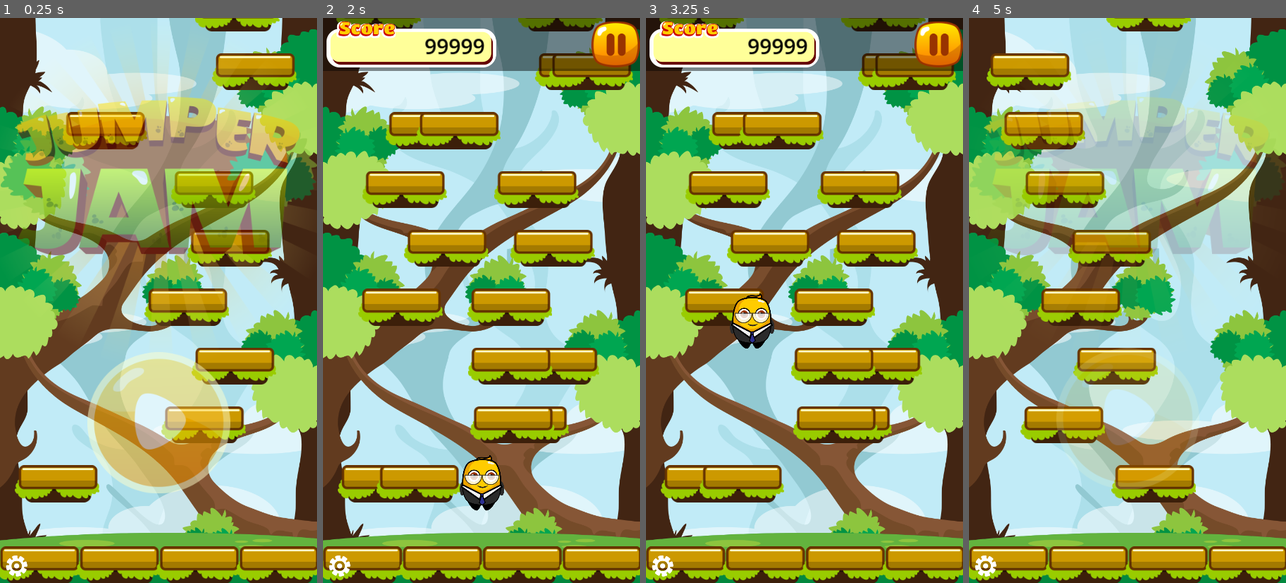
Above: before the commit, frames 1-4 (left to right).
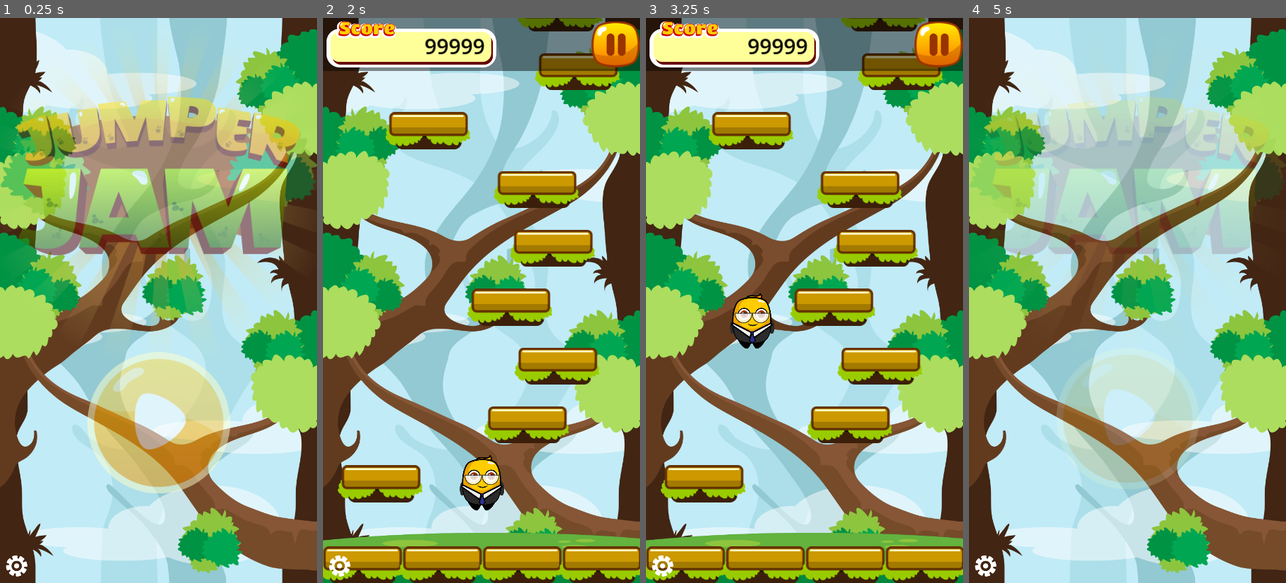
Above: after the commit, the same moments.

Repository: Nhanth123/jumper-mobile
Game: Godot game, scene res://scenes/main.tscn
The game is run twice, just before and just after one commit, with the same random seed, the same clock (stepped at 60 frames per second) and the same inputs.
Inputs (mouse positions are in pixels of both pictures, inside the frame that each line leads up to):
- Up to frame 1 (0.25 s): no input
- Up to frame 2 (2 s): hold D (move_right) 0.53-1.25 s; click (481, 441) at 1.25 s
- Up to frame 3 (3.25 s): hold A (move_left) 2.03-2.78 s; hold D (move_right) from 2.78 s (still down)
- Up to frame 4 (5 s): release D (move_right) at 4.28 s; hold A (move_left) from 4.28 s (still down); tap R (reset) at 4.9 s

The runs differ from the first frame. In frame 1, 22% of the frame differs, in the area x 0-100%, y 0-100%; in frame 2, 9.0%; in frame 3, 8.6%; in frame 4, 22%.

Commit message:
Feature: implement cleanup level player when begin a new game.

Diff:
--- a/scripts/game.gd
+++ b/scripts/game.gd
@@ -32,6 +32,7 @@
 	setup_parallax_layer(parallax3)
 
 	hud.visible = false
+	ground_sprite.visible = false
 
 func _process(_delta):
 	if Input.is_action_just_pressed("reset"):
@@ -71,7 +72,21 @@
 		level_generator.start_generation()
 
 	hud.visible = true
+	ground_sprite.visible = true
 
 func _on_player_died():
 	hud.visible = false
 	player_died.emit(1998, 9841)
+
+func reset_game():
+	ground_sprite.visible = false
+	level_generator.reset_level()
+
+	if player != null:
+		player.queue_free()
+		player = null
+		level_generator.player = null
+
+	if camera != null:
+		camera.queue_free()
+		camera = null
--- a/scripts/level_generator.gd
+++ b/scripts/level_generator.gd
@@ -19,7 +19,6 @@
 	viewport_size = get_viewport_rect().size
 	generated_plaform_count = 0
 	start_position_y = viewport_size.y - (y_distance_between_platforms * 2)
-	generate_level(start_position_y, true)
 
 func start_generation():
 	generate_level(start_position_y, true)
@@ -61,4 +60,7 @@
 		print(location)
 		create_platform(location)
 		generated_plaform_count += 1
-	#print(generated_plaform_count)
+
+func reset_level():
+	for platform in platform_parent.get_children():
+		platform.queue_free()
--- a/scripts/main.gd
+++ b/scripts/main.gd
@@ -6,6 +6,7 @@
 func _ready():
 	screens.start_game.connect(_on_screens_start_game)
 	game.player_died.connect(_on_game_player_died)
+	screens.delete_level.connect(_on_screens_delete_level)
 
 func _on_screens_start_game():
 	game.new_game()
@@ -13,3 +14,6 @@
 func _on_game_player_died(score, highscore):
 	await (get_tree().create_timer(0.75).timeout)
 	screens.game_over(score, highscore)
+
+func _on_screens_delete_level():
+	game.reset_game()
--- a/scripts/screens.gd
+++ b/scripts/screens.gd
@@ -1,6 +1,7 @@
 extends CanvasLayer
 
 signal start_game
+signal delete_level
 
 @onready var console  = $Debug/ConsoleLog
 @onready var title_screen  = $TitleScreen
@@ -47,8 +48,8 @@
 			print("GameOverRetry")
 			change_screen(title_screen)
 		"GameOverBack":
-			print("GameOverBack")
-
+			change_screen(title_screen)
+			delete_level.emit()
 
 func _on_toggle_console_pressed():
 	console.visible = !console.visible
